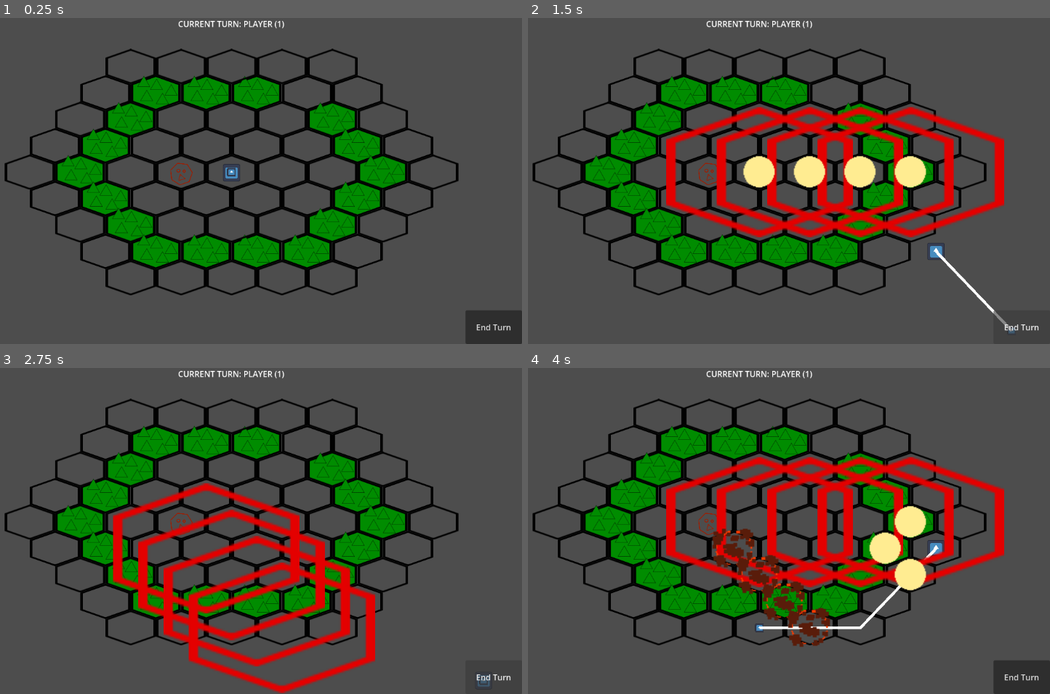
Above: before the commit, frames 1-4 (two rows, left to right).
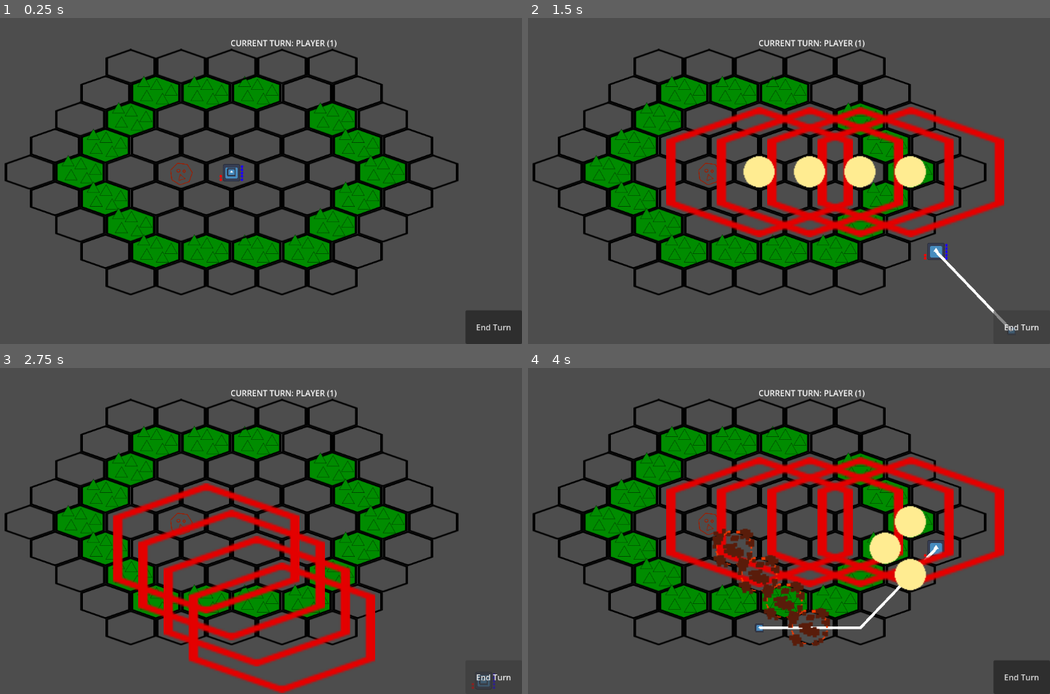
Above: after the commit, the same moments.

Repository: kestrel84/turn-based-thing
Game: Godot game, scene res://initial-scene.tscn
The game is run twice, just before and just after one commit, with the same random seed, the same clock (stepped at 60 frames per second) and the same inputs. The engine's default icon, where the game draws it, is replaced by a stand-in: a white triangle on a blue panel in a dark square.
Inputs (mouse positions are in pixels of both pictures, inside the frame that each line leads up to):
- Up to frame 1 (0.25 s): no input
- Up to frame 2 (1.5 s): click "End Turn" at 0.5 s; click "End Turn" at 1.25 s
- Up to frame 3 (2.75 s): click "End Turn" at 2 s
- Up to frame 4 (4 s): move the mouse to (888, 514) at 2.77 s; click (888, 514) at 2.85 s; tap Enter at 3.5 s; move the mouse to (642, 547) at 3.52 s; tap Q (attack one) at 3.6 s; click (642, 547) at 3.8 s

The runs differ from the first frame. In frame 1, 0.5% of the frame differs, in the area x 34-65%, y 0-51%; in frame 2, 0.5%; in frame 3, 0.5%; in frame 4, 0.4%.

Commit message:
pips for remaining actions and movement

Diff:
--- /dev/null
+++ b/assets/attack_pip.svg
@@ -0,0 +1,23 @@
+<?xml version="1.0" encoding="UTF-8" standalone="no"?>
+<!-- Created with Inkscape (http://www.inkscape.org/) -->
+
+<svg
+   width="200"
+   height="200"
+   viewBox="0 0 52.916665 52.916666"
+   version="1.1"
+   id="svg1"
+   xmlns="http://www.w3.org/2000/svg"
+   xmlns:svg="http://www.w3.org/2000/svg">
+  <defs
+     id="defs1" />
+  <g
+     id="layer1">
+    <circle
+       style="fill:#ff0000;fill-opacity:1;stroke:none;stroke-width:2.64583"
+       id="path1"
+       cx="26.458332"
+       cy="26.458332"
+       r="26.458332" />
+  </g>
+</svg>
--- /dev/null
+++ b/assets/movement_pip.svg
@@ -0,0 +1,23 @@
+<?xml version="1.0" encoding="UTF-8" standalone="no"?>
+<!-- Created with Inkscape (http://www.inkscape.org/) -->
+
+<svg
+   width="200"
+   height="200"
+   viewBox="0 0 52.916665 52.916666"
+   version="1.1"
+   id="svg1"
+   xmlns="http://www.w3.org/2000/svg"
+   xmlns:svg="http://www.w3.org/2000/svg">
+  <defs
+     id="defs1" />
+  <g
+     id="layer1">
+    <circle
+       style="fill:#1c00ff;fill-opacity:1;stroke:none;stroke-width:2.64583"
+       id="path1"
+       cx="26.458332"
+       cy="26.458332"
+       r="26.458332" />
+  </g>
+</svg>
--- a/initial-scene.tscn
+++ b/initial-scene.tscn
@@ -8,7 +8,9 @@
 [ext_resource type="Texture2D" uid="uid://d0rfj86rro2u4" path="res://assets/hex tile mountain.png" id="5_pxju2"]
 [ext_resource type="Script" uid="uid://bmeri6bp31rmp" path="res://scripts/cursor.gd" id="6_3sp4s"]
 [ext_resource type="Script" uid="uid://btjoebdhuqayb" path="res://scripts/player.gd" id="6_pxju2"]
+[ext_resource type="PackedScene" uid="uid://cv7duapmy82ea" path="res://scenes/nodes/actions_pip.tscn" id="8_tmct3"]
 [ext_resource type="PackedScene" uid="uid://d138fuoj61wvw" path="res://scenes/attack-arc.tscn" id="8_xeg3k"]
+[ext_resource type="PackedScene" uid="uid://cf32ahki1c6pc" path="res://scenes/nodes/movement_pip.tscn" id="9_7q876"]
 [ext_resource type="PackedScene" uid="uid://cs0b184moawa6" path="res://scenes/attack_line.tscn" id="9_a6wsr"]
 [ext_resource type="Texture2D" uid="uid://cdurrkhishopm" path="res://assets/enemy.png" id="11_a6wsr"]
 [ext_resource type="Script" uid="uid://curo2qh8643gp" path="res://scripts/enemy.gd" id="11_im6mf"]
@@ -60,6 +62,8 @@
 scale = Vector2(0.27, 0.27)
 texture = ExtResource("5_oofev")
 script = ExtResource("6_pxju2")
+actions_pip_sprite = ExtResource("8_tmct3")
+movement_pip_sprite = ExtResource("9_7q876")
 
 [node name="cursor" type="Sprite2D" parent="player" unique_id=1761886414]
 scale = Vector2(0.49189815, 0.49189815)
@@ -72,6 +76,26 @@
 [node name="attack-arc" parent="player" unique_id=946821444 instance=ExtResource("8_xeg3k")]
 
 [node name="attack-line" parent="player" unique_id=633335252 instance=ExtResource("9_a6wsr")]
+
+[node name="actions display" type="VFlowContainer" parent="player" unique_id=684888105]
+anchors_preset = -1
+offset_left = -88.888885
+offset_top = -61.111107
+offset_right = -68.888885
+offset_bottom = 61.111115
+alignment = 2
+
+[node name="movement display" type="VFlowContainer" parent="player" unique_id=118996826]
+anchors_preset = -1
+anchor_left = 1.021
+anchor_top = 0.023000002
+anchor_right = 1.194
+anchor_bottom = 0.97700006
+offset_left = -64.02133
+offset_top = -64.055115
+offset_right = -63.943115
+offset_bottom = -63.9449
+alignment = 2
 
 [node name="enemy" type="Node2D" parent="." unique_id=1567290742 node_paths=PackedStringArray("attack") groups=["enemies"]]
 position = Vector2(-99.2, -13.775)
@@ -95,8 +119,10 @@
 
 [node name="turn indicator" type="Label" parent="ui" unique_id=750737427]
 layout_mode = 0
-offset_right = 1152.0
-offset_bottom = 648.0
+offset_left = 104.0
+offset_top = 38.0
+offset_right = 1256.0
+offset_bottom = 686.0
 text = "CURRENT TURN: PLAYER"
 horizontal_alignment = 1
 
--- /dev/null
+++ b/scenes/nodes/actions_pip.tscn
@@ -0,0 +1,6 @@
+[gd_scene format=3 uid="uid://cv7duapmy82ea"]
+
+[ext_resource type="Texture2D" uid="uid://ei7o4kkk7m55" path="res://assets/attack_pip.svg" id="1_hu4ml"]
+
+[node name="actions pip 1" type="TextureRect" unique_id=867666646]
+texture = ExtResource("1_hu4ml")
--- /dev/null
+++ b/scenes/nodes/movement_pip.tscn
@@ -0,0 +1,6 @@
+[gd_scene format=3 uid="uid://cf32ahki1c6pc"]
+
+[ext_resource type="Texture2D" uid="uid://5clf1iqr8tav" path="res://assets/movement_pip.svg" id="1_unhn6"]
+
+[node name="movement pip 1" type="TextureRect" unique_id=756231642]
+texture = ExtResource("1_unhn6")
--- a/scripts/player.gd
+++ b/scripts/player.gd
@@ -3,6 +3,12 @@
 @onready var cursor: Sprite2D = $"cursor"
 @onready var attack_1: Node2D = $"attack-arc"
 @onready var attack_2: Node2D = $"attack-line"
+
+@onready var actions_display: VFlowContainer = $"actions display"
+@onready var movement_display: VFlowContainer = $"movement display"
+@export var actions_pip_sprite: PackedScene
+@export var movement_pip_sprite: PackedScene
+
 
 @onready var gamemaster = $"%gamemaster"
 @onready var map = $"%map"
@@ -29,9 +35,11 @@
 	current_map_pos = map.local_to_map(global_position)
 	map.hittable_objects[current_map_pos] = _on_hit
 
+	# set up movement and action pips
+	_reset_pips()
 
 	# set up turn changed watcher
-	gamemaster.turn_changed.connect(func(turn): if (turn == TURN_ID): remaining_speed = SPEED; remaining_actions = ACTIONS) # on turn changed
+	gamemaster.turn_changed.connect(func(turn): if (turn == TURN_ID): remaining_speed = SPEED; remaining_actions = ACTIONS; _reset_pips()) # on turn changed
 
 # Called every frame. 'delta' is the elapsed time since the previous frame.
 func _process(_delta: float) -> void:
@@ -49,10 +57,12 @@
 			attack_1.attack()
 			cursor.visible = true
 			remaining_actions -= 1
+			actions_display.get_child(0).queue_free()
 		elif attack_2.attacking:
 			attack_2.attack()
 			cursor.visible = true
 			remaining_actions -= 1
+			actions_display.get_child(0).queue_free()
 		else:
 			_move()
 
@@ -88,12 +98,30 @@
 			attack_2.cancel_attack()
 			cursor.visible = true
 
+func _reset_pips():
+	for node in actions_display.get_children():
+		node.queue_free()
+
+	for node in movement_display.get_children():
+		node.queue_free()
+
+	for i in range(remaining_actions):
+		var sprite = actions_pip_sprite.instantiate()
+		actions_display.add_child(sprite)
+
+	for i in range(remaining_speed):
+		var sprite = movement_pip_sprite.instantiate()
+		movement_display.add_child(sprite)
+
 func _move():
 	map.hittable_objects.erase(current_map_pos) # get rid of last one
 	current_map_pos = map.local_to_map(global_position) # calculate new position
 	map.hittable_objects[current_map_pos] = _on_hit # add it to hittable objects
 	position = cursor.global_position
-	remaining_speed -= cursor.path_map_coords.size() - 1
+	var distance = cursor.path_map_coords.size() - 1
+	for i in range(distance):
+		movement_display.get_child(i).queue_free()
+	remaining_speed -= distance
 
 func _on_hit(attacker_groups: Array[StringName]):
 	if (!attacker_groups.has("enemies")): return
Not shown, added: assets/attack_pip.svg.import
Not shown, added: assets/movement_pip.svg.import
